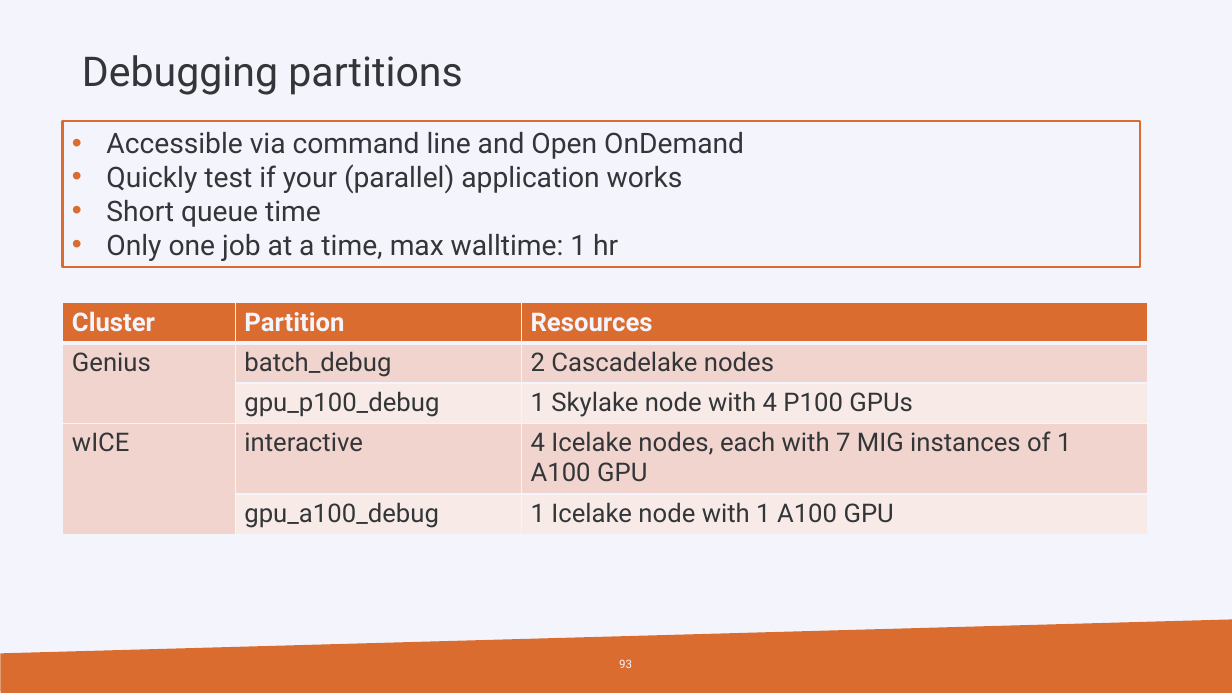
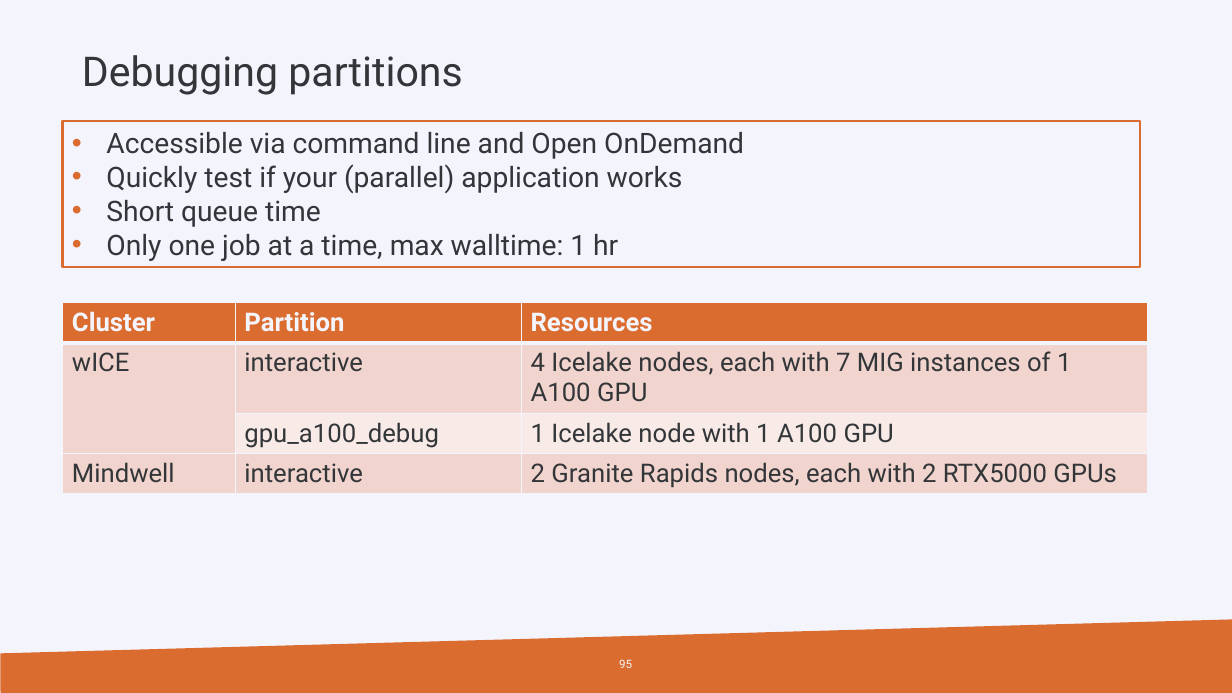
Before and after one commit to hpcleuven/HPC-intro, a slide deck: slide 95 of HPCintro.pptx (slide 93 before the commit). Drawn at 1232x693 pixels with LibreOffice and Linux fonts; fonts in the diff are those of the drawing; background and template pictures are left out. Boxes give left, top, right and bottom in pixels: in the first picture for what was removed or moved away, otherwise in the second. Text is boxed around its words. In the diff, an @@ line names an element or a change of style, - is before the commit and + after.

Commit message:
Update HPC intro slides.
This update contains changes relating to addition of Mindwell and the integration the Genius GPU resources into wICE.

```diff
--- a/HPCintro.pptx
+++ b/HPCintro.pptx
@@ table at [63,303,1148,492] @@
-row 2: Genius | batch_debug | 2 Cascadelake nodes
-row 3:  | gpu_p100_debug | 1 Skylake node with 4 P100 GPUs
+row 4: Mindwell | interactive | 2 Granite Rapids nodes, each with 2 RTX5000 GPUs
@@ page number at [619,659,632,668]: text changed @@
-93
+95
```
Also in this commit, not shown: 19 other slides changed, 5 slides added, 3 slides removed, 1 other file.
